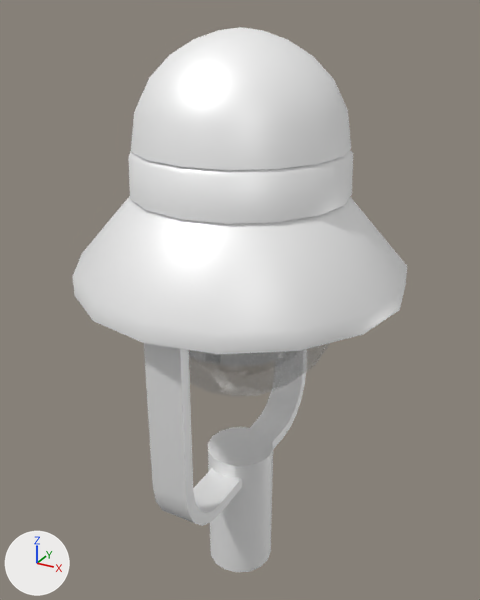
Before and after pictures for a commit that changed the glTF model GLBFiles/Beleuchtung/Lampen/DL_302.glb.
Both versions are drawn from a camera (50 mm lens) standing at (0.404, -0.736, 0.666) and looking at (-0.009, 0.016, 0.29). The axes (+X, +Y, +Z) are drawn at lower left. The lights are the same throughout. The older version comes first. Where no turn or scale is listed for an object, it has been applied to the vertices.

Objects in the first picture: 'Cylinder.001', 'Glas.001', 'Schirm DL 302', 'Schirmbuegel.001'.
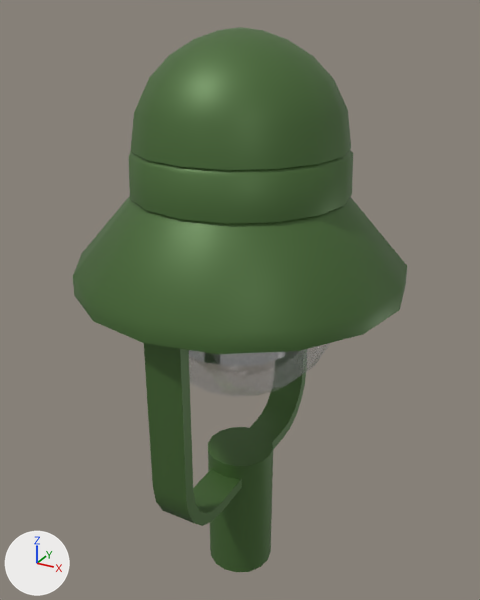
The change, as JSON lines over the scene's bpy script:
```json
{"op": "add", "block": "img_ral_6010_grasgruen", "code": ["img_ral_6010_grasgruen = load_image('RAL_6010_Grasgruen', '_unpacked/RAL_6010_Grasgruen', 16, 16, 'sRGB')"]}
{"op": "remove", "block": "mat_grasgruen", "code": "mat_grasgruen.base_color = (1.0, 1.0, 1.0)  # white #ffffff"}
{"op": "add", "block": "mat_grasgruen", "code": "mat_grasgruen.texture = img_ral_6010_grasgruen"}
```

Changed parts and their boxes (x1, y1, x2, y2) in the pictures (480 x 600 px):
```json
{"object": "Schirm DL 302", "change": "surface changed", "before": [73, 27, 407, 354], "after": [73, 27, 407, 354], "on screen": "white to green"}
{"object": "Schirmbuegel.001", "change": "surface changed", "before": [144, 343, 306, 526], "after": [144, 343, 306, 526], "on screen": "white to green"}
{"object": "Cylinder.001", "change": "surface changed", "before": [208, 427, 273, 572], "after": [208, 427, 273, 572], "on screen": "white to green"}
```
